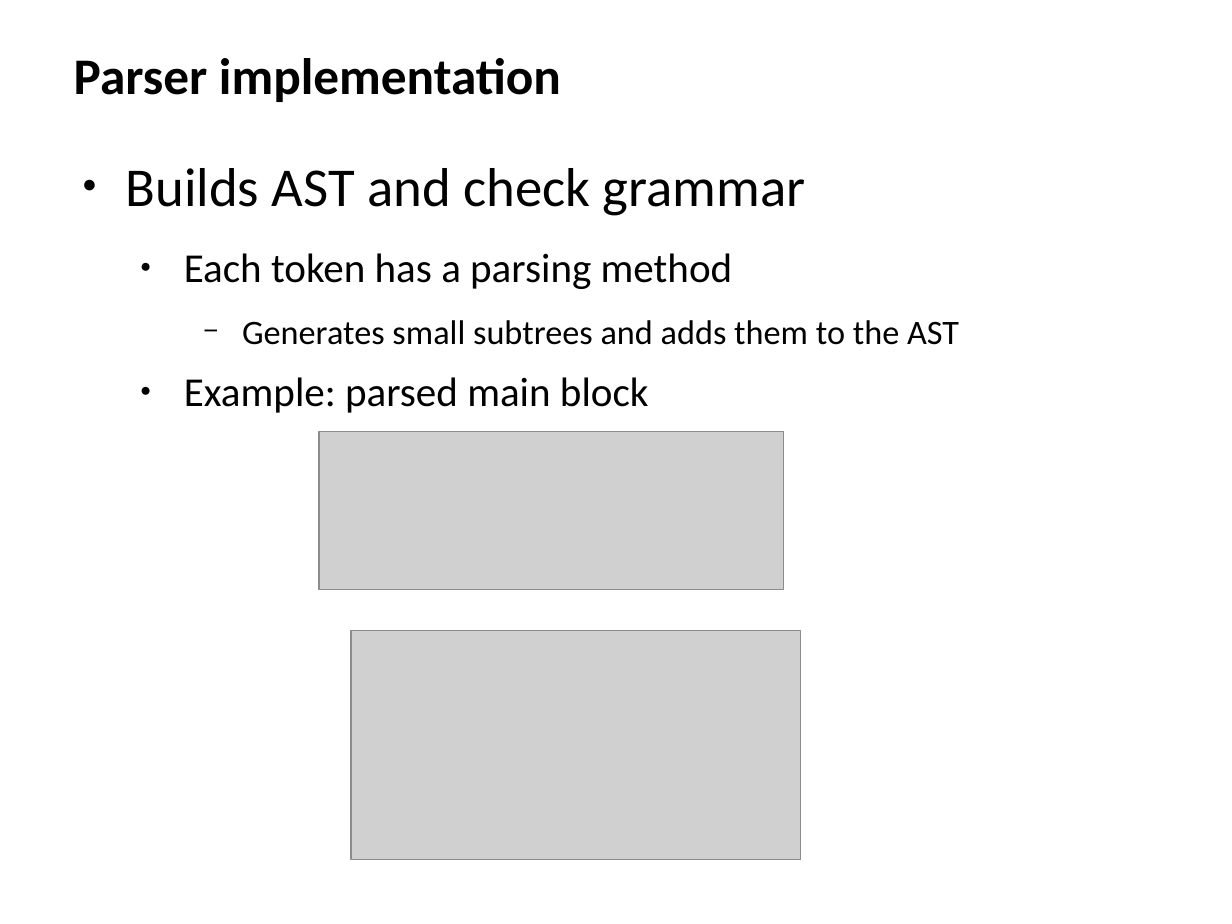
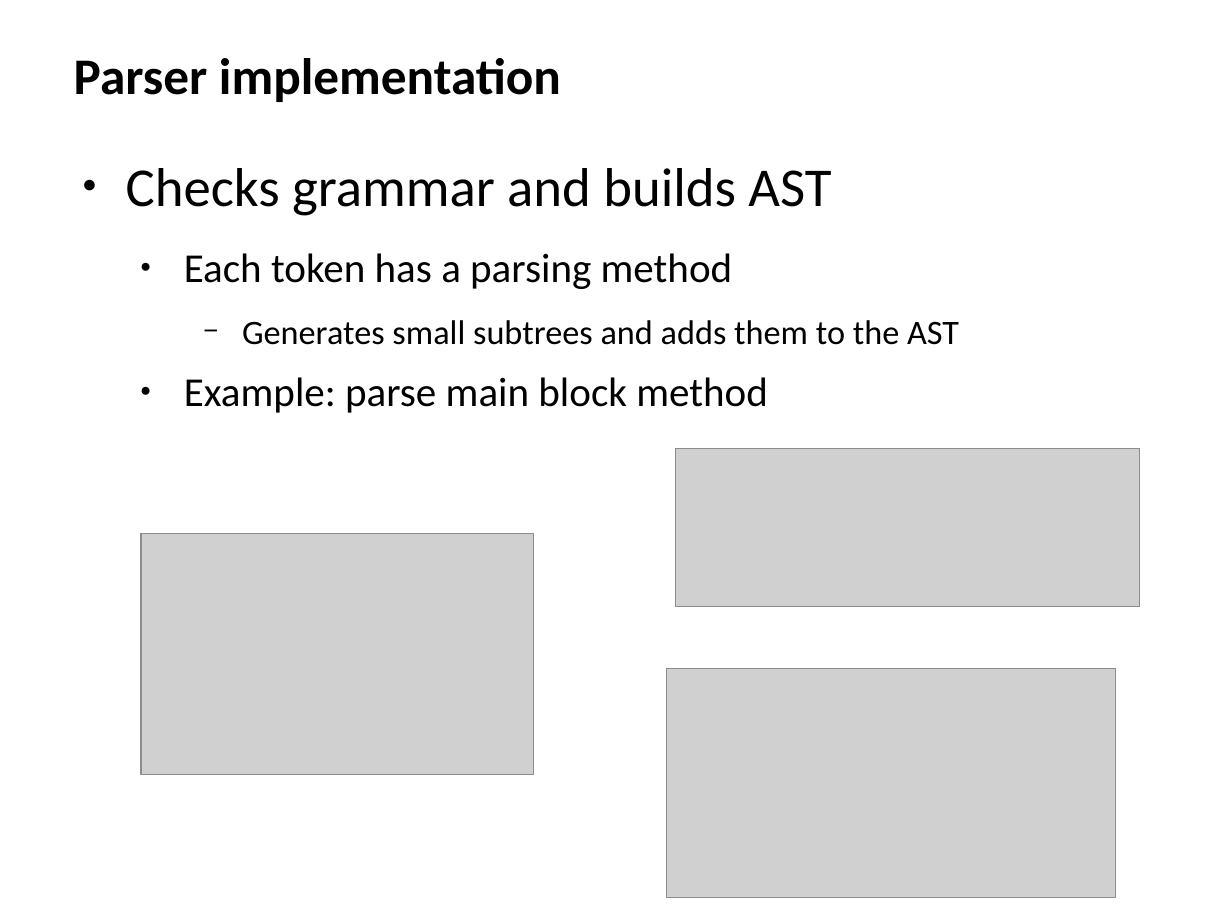
Before and after one commit to henrikklarup/sw402a, a slide deck: slide 7 of Project/præsentation/Skabelon (open office).odp. Drawn at 1232x924 pixels with LibreOffice and Linux fonts; fonts in the diff are those of the drawing; grey boxes stand for pictures. Boxes give left, top, right and bottom in pixels: in the first picture for what was removed or moved away, otherwise in the second. Text is boxed around its words. In the diff, an @@ line names an element or a change of style, - is before the commit and + after.

```diff
--- a/Project/præsentation/Skabelon (open office).odp
+++ b/Project/præsentation/Skabelon (open office).odp
@@ text at [126,168,831,216]: text changed @@
-● Builds AST and check grammar
+● Checks grammar and builds AST
@@ text at [184,377,768,413]: text changed @@
-  ● Example: parsed main block
+  ● Example: parse main block method
@@ picture: place and size @@
-picture at [319,431,784,589]
+picture at [675,448,1140,606]
@@ picture added at [142,533,535,775] @@
@@ picture: place and size @@
-picture at [351,631,801,860]
+picture at [667,669,1116,898]
```
Also in this commit, not shown: 1 other slide changed.
